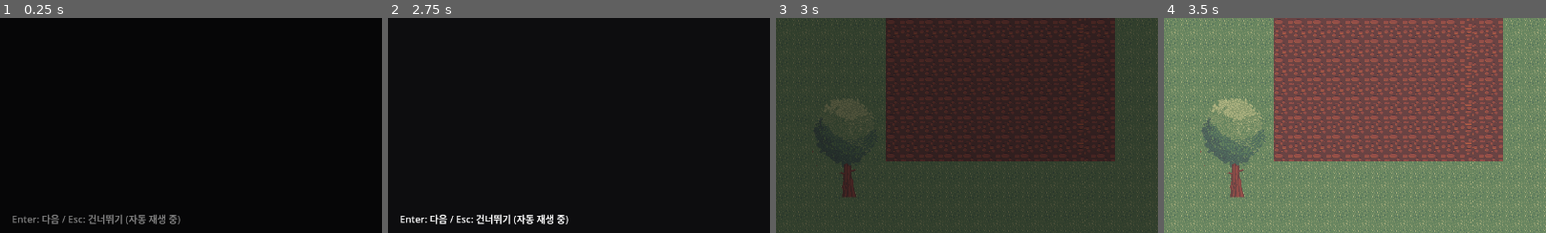
Above: before the commit, frames 1-4 (left to right).
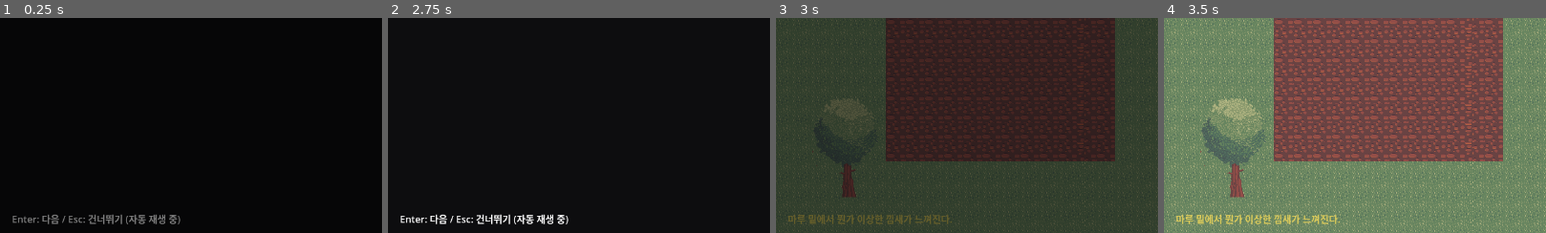
Above: after the commit, the same moments.

Repository: YGseok/ProjectS
Game: Godot game, scene res://scenes/chapter1_intro.tscn
Two runs of this game, one before a commit and one after it. Both use one fixed random seed, a clock stepped at 60 frames per second and the inputs below.
Inputs (mouse positions are % of the whole screen's width and height, from its top left):
- Up to frame 1 (0.25 s): no input
- Up to frame 2 (2.75 s): tap Enter (ui_accept) at 0.5, 0.77, 1.25, 1.52, 2 s; move the mouse to (72, 45) at 0.52 s; hold Right (ui_right) 0.53-1.28 s; click (72, 45) at 0.67 s; move the mouse to (30, 55) at 1.27 s; hold Down (ui_down) 1.28-2.03 s; move the mouse to (60, 28) at 2.02 s; hold Right (ui_right) from 2.03 s (still down)
- Up to frame 3 (3 s): tap Enter (ui_accept) at 2.75 s; move the mouse to (45, 70) at 2.77 s; release Right (ui_right) at 2.78 s; hold Up (ui_up) from 2.78 s (still down); click (45, 70) at 2.92 s
- Up to frame 4 (3.5 s): keep holding Up (ui_up); tap Enter (ui_accept) at 3.02 s
The pictures show only the part of the screen within x 0-50%, y 50-100%; the shares and areas given below are measured in that part.

Frames 1-2 are identical in both runs. In frame 3, 0.7% of the frame differs, in the area x 3-46%, y 91-96%; in frame 4, 0.9%.

Commit message:
Add an objective hint UI (playtest feedback, 2026-09-08)
scenes/common/ObjectiveHint.tscn + scripts/objective_hint.gd shows a
one-line "what to do next" hint at the bottom of chapter1_real,
addressing the "hard to tell where/why/what to do" feedback -- derived
purely from Chapter1Progress's mechanical state (stage/has_key/
has_stamp/diary_opened), no new story text invented.

First placement (top of screen) visually overlapped the "기와집" zone
label -- caught via QA screenshot, moved to the bottom to match the
dream scene's MoodLabel spot instead.

test_chapter1_puzzle.gd checks the hint text changes at each stage
transition and clears once the diary opens.

Diff:
--- a/scenes/chapter1_real.tscn
+++ b/scenes/chapter1_real.tscn
@@ -20,6 +20,7 @@
 [ext_resource type="Texture2D" path="res://assets/props/main_tileset_props/gonggi_stone.png" id="18_gonggi_tex"]
 [ext_resource type="Texture2D" path="res://assets/props/main_tileset_props/jar.png" id="19_jar_tex"]
 [ext_resource type="PackedScene" path="res://scenes/common/InventoryUI.tscn" id="20_inventory_ui"]
+[ext_resource type="PackedScene" path="res://scenes/common/ObjectiveHint.tscn" id="21_objective_hint"]
 
 [sub_resource type="LabelSettings" id="LabelSettings_title"]
 font_size = 18
@@ -253,3 +254,5 @@
 [node name="FadeOverlay" parent="." instance=ExtResource("2_fade")]
 
 [node name="InventoryUI" parent="." instance=ExtResource("20_inventory_ui")]
+
+[node name="ObjectiveHint" parent="." instance=ExtResource("21_objective_hint")]
--- /dev/null
+++ b/scenes/common/ObjectiveHint.tscn
@@ -0,0 +1,19 @@
+[gd_scene load_steps=3 format=3 uid="uid://objective_hint_scene"]
+
+[ext_resource type="Script" path="res://scripts/objective_hint.gd" id="1_script"]
+
+[sub_resource type="LabelSettings" id="LabelSettings_hint"]
+font_size = 16
+font_color = Color(0.95, 0.85, 0.35, 0.85)
+
+[node name="ObjectiveHint" type="CanvasLayer" groups=["objective_hint"]]
+layer = 30
+script = ExtResource("1_script")
+
+[node name="Label" type="Label" parent="."]
+offset_left = 20.0
+offset_top = 684.0
+offset_right = 700.0
+offset_bottom = 708.0
+label_settings = SubResource("LabelSettings_hint")
+text = ""
--- /dev/null
+++ b/scripts/objective_hint.gd
@@ -0,0 +1,27 @@
+extends CanvasLayer
+## 현재 목표 힌트 (사람 피드백, 2026-09-08 — "어디에서 왜 무엇을
+## 해야하는지 인지하기 어려움. 좀더 게임같이 개연성있게 연결시켜보자").
+##
+## 새 스토리 텍스트를 만들지 않고, `Chapter1Progress`의 기계적 상태
+## (stage/has_key/has_stamp/diary_opened)만으로 "지금 뭘 해야 하는지"를
+## 짧게 안내한다 — 각 오브젝트가 이미 대사로 드러내는 정보를 화면에
+## 상시 요약해서 보여주는 것뿐, 새로운 진상/사건을 노출하지 않는다.
+
+@onready var _label: Label = $Label
+
+func _process(_delta: float) -> void:
+	_label.text = _current_hint()
+
+func _current_hint() -> String:
+	var p := Chapter1Progress
+	if p.diary_opened:
+		return ""
+	if p.has_key and p.has_stamp:
+		return "마루 밑 판자를 다시 살펴보자."
+	if p.has_key and not p.has_stamp:
+		if p.stage >= 3:
+			return "집 안 항아리(장독)를 살펴보자."
+		return "자물쇠에 맞는 게 하나 더 필요할 것 같다."
+	if p.stage >= 2:
+		return "마당 흙바닥을 잘 살펴보자."
+	return "마루 밑에서 뭔가 이상한 낌새가 느껴진다."
--- a/tests/test_chapter1_puzzle.gd
+++ b/tests/test_chapter1_puzzle.gd
@@ -33,6 +33,7 @@
 	var jar: Node2D = current_scene.get_node("JarStamp")
 	var key_slot: Control = current_scene.get_node("InventoryUI/KeySlot")
 	var stamp_slot: Control = current_scene.get_node("InventoryUI/StampSlot")
+	var hint_label: Label = current_scene.get_node("ObjectiveHint/Label")
 
 	# 새로 추가된 오브젝트들의 _process()가 한 번 이상 돌 시간을 준다
 	# (씬 로드 직후 2프레임만으로는 부족할 때가 있었음 — visible 갱신은
@@ -43,6 +44,7 @@
 	_assert(not jar.visible, "1단계에서는 장독(나무패) 안 보임")
 	_assert(not key_slot.visible and not stamp_slot.visible,
 		"아이템 획득 전에는 인벤토리 UI 슬롯이 둘 다 숨겨져 있음")
+	_assert(hint_label.text != "", "1단계 목표 힌트가 비어있지 않음, 실제: '%s'" % hint_label.text)
 
 	# 판자로 이동해서 조사 — 아직 잠겨있다는 대사만 뜨고 상태 변화 없음.
 	await _move_to(floorboard.position)
@@ -64,12 +66,15 @@
 	_assert(hopscotch.visible, "2단계부터 사방치기 보임")
 	_assert(not jar.visible, "2단계에서는 아직 장독 안 보임")
 
+	var hint_stage1 := hint_label.text
 	await _move_to(hopscotch.position)
 	await _interact_expect_item("열쇠")
 	_assert(_progress.has_key, "2단계 사방치기 조사 후 열쇠 획득")
 	await process_frame
 	_assert(key_slot.visible and not stamp_slot.visible,
 		"열쇠 획득 후 인벤토리에 열쇠 슬롯만 보임")
+	_assert(hint_label.text != hint_stage1,
+		"열쇠 획득 후 목표 힌트가 바뀜, 실제: '%s'" % hint_label.text)
 
 	# 이미 파낸 뒤 다시 조사해도 크래시 없이 "이미 비어있다" 분기만 타고
 	# 상태는 그대로 유지되는지 확인 (hopscotch_key.gd의 has_key 분기).
@@ -130,6 +135,7 @@
 	await process_frame
 	_assert(not key_slot.visible and not stamp_slot.visible,
 		"일기 개봉(아이템 소진) 후 인벤토리 슬롯이 둘 다 사라짐")
+	_assert(hint_label.text == "", "일기 개봉 후 목표 힌트가 비워짐(더 할 일 없음)")
 
 	# 일기 개봉(대화 종료) 자체가 각성(챕터 종료)을 유발해야 한다
 	# (DESIGN.md §8.1 "트리거" 항목) — WakeTrigger를 따로 안 걸어가도
Not shown, added: scripts/objective_hint.gd.uid
Not shown, changed: docs/STATUS.md
Not shown, changed: docs/feedback/INBOX.md
